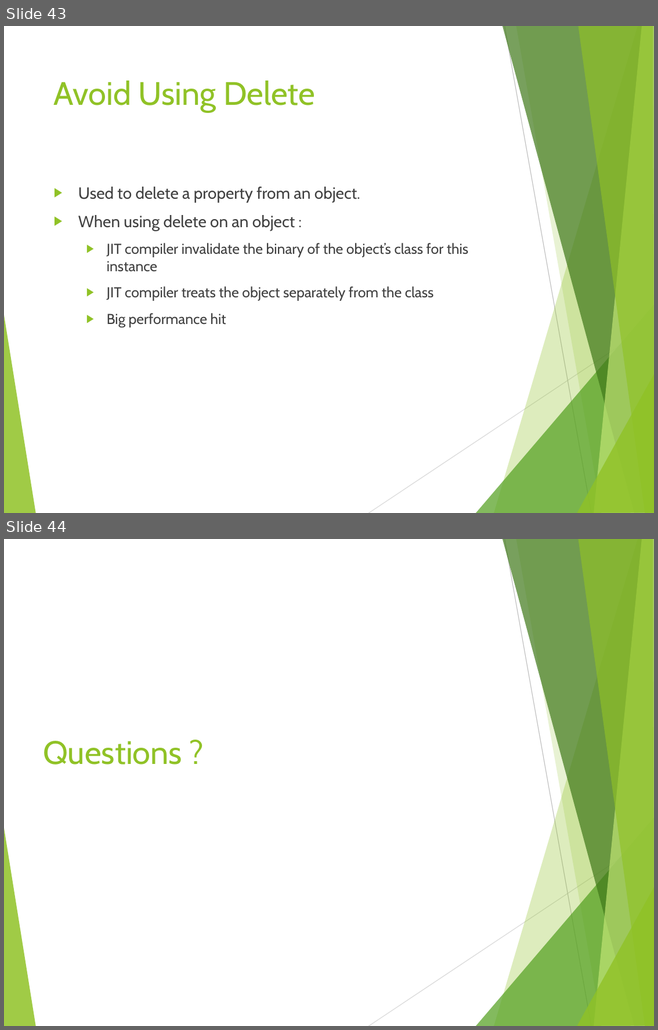
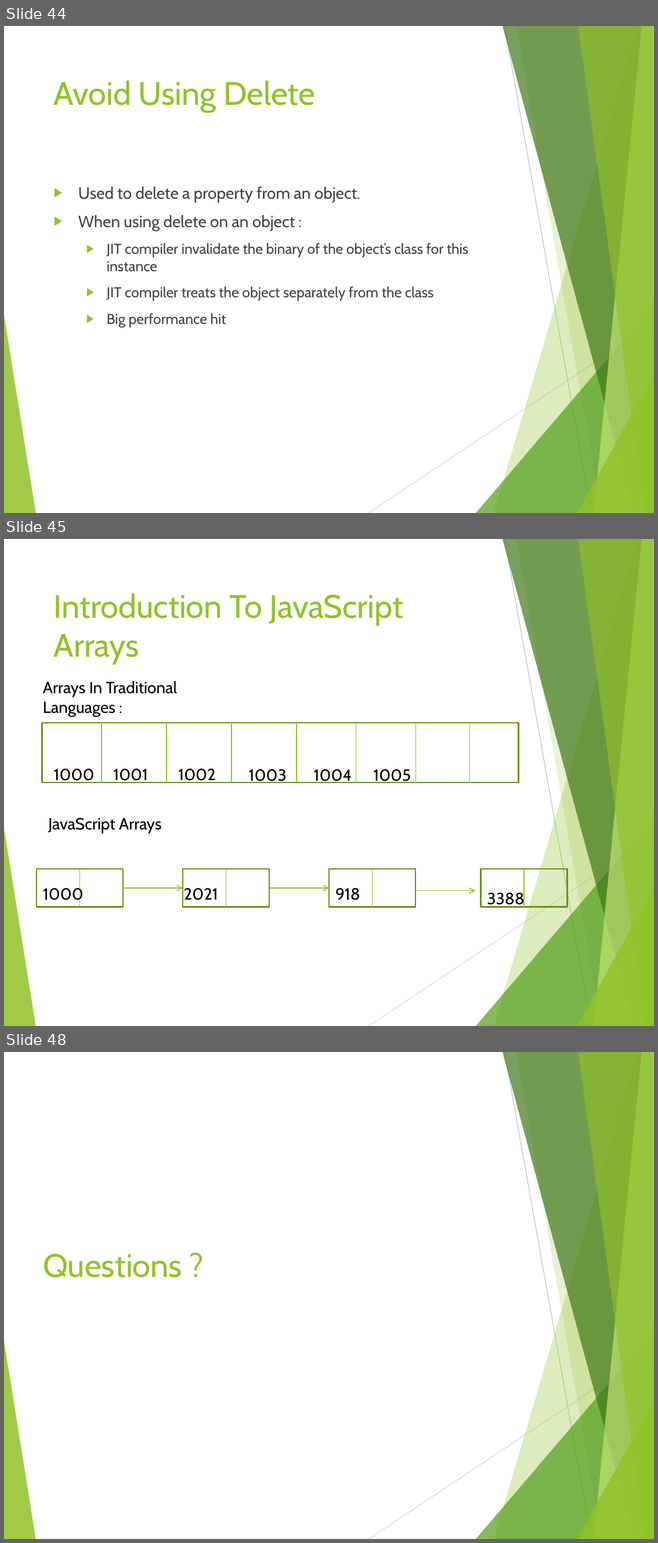
Before and after one commit to tamarstern/MyNodeJSCourse, a slide deck: day2/nodejs_performance/NodeJs_Performance.pptx. Shown one above the other, each under a label of ours: slides 43 and 44 before the commit, slides 44, 45 and 48 after it; the slides between them are not shown. The pictures are 658x1030 and 658x1543 pixels, drawn with LibreOffice and Linux fonts; fonts in the diff are those of the drawing. Boxes give left, top, right and bottom in pixels: in the first picture for what was removed or moved away, otherwise in the second. Text is boxed around its words. In the diff, an @@ line names an element or a change of style, - is before the commit and + after.

```diff
--- a/day2/nodejs_performance/NodeJs_Performance.pptx
+++ b/day2/nodejs_performance/NodeJs_Performance.pptx
@@ slide 45 added at [4, 539, 654, 1026], background #FFFFFF; not listed: 10 template elements that a slide beside it also shows @@
@@ title added at [54, 594, 403, 664], 36 pt, text #90C226 @@
+Introduction To JavaScript Arrays
@@ text added at [43, 681, 177, 716], 18 pt, text #000000 @@
+Arrays In Traditional Languages :
@@ rectangle added at [42, 723, 518, 783], outline #6B901C 1.5 pt @@
@@ line added from (101, 723) to (101, 783), #90C226 1 pt @@
@@ line added from (166, 723) to (166, 783), #90C226 1 pt @@
@@ line added from (231, 723) to (231, 783), #90C226 1 pt @@
@@ line added from (296, 723) to (296, 783), #90C226 1 pt @@
@@ line added from (356, 723) to (356, 783), #90C226 1 pt @@
@@ line added from (415, 723) to (415, 783), #90C226 1 pt @@
@@ line added from (470, 723) to (470, 783), #90C226 1 pt @@
@@ text added at [54, 769, 94, 783], 18 pt, text #000000 @@
+1000
@@ text added at [113, 769, 148, 783], 18 pt, text #000000 @@
+1001
@@ text added at [178, 769, 216, 783], 18 pt, text #000000 @@
+1002
@@ text added at [249, 769, 286, 783], 18 pt, text #000000 @@
+1003
@@ text added at [314, 769, 352, 783], 18 pt, text #000000 @@
+1004
@@ text added at [373, 769, 411, 783], 18 pt, text #000000 @@
+1005
@@ text added at [48, 818, 162, 834], 18 pt, text #000000 @@
+JavaScript Arrays
@@ rectangle added at [36, 869, 123, 907], outline #6B901C 1.5 pt @@
@@ line added from (80, 869) to (80, 907), #90C226 1 pt @@
@@ rectangle added at [183, 869, 269, 907], outline #6B901C 1.5 pt @@
@@ line added from (226, 869) to (226, 907), #90C226 1 pt @@
@@ rectangle added at [329, 869, 415, 907], outline #6B901C 1.5 pt @@
@@ line added from (372, 869) to (372, 907), #90C226 1 pt @@
@@ rectangle added at [480, 869, 567, 907], outline #6B901C 1.5 pt @@
@@ line added from (524, 869) to (524, 907), #90C226 1 pt @@
@@ text added at [43, 886, 83, 904], 18 pt, text #000000 @@
+1000
@@ arrow added from (123, 889) to (183, 889), #90C226 1 pt @@
@@ text added at [184, 888, 218, 900], 18 pt, text #000000 @@
+2021
@@ arrow added from (269, 889) to (329, 889), #90C226 1 pt @@
@@ text added at [335, 888, 360, 900], 18 pt, text #000000 @@
+918
@@ arrow added from (415, 891) to (475, 891), #90C226 1 pt @@
@@ text added at [487, 891, 524, 908], 18 pt, text #000000 @@
+3388
@@ what was slide 43 is now slide 44 @@
@@ what was slide 44 is now slide 48 @@
```
Also in this commit, not shown: 3 slides changed, 3 other slides added, 5 other files.
